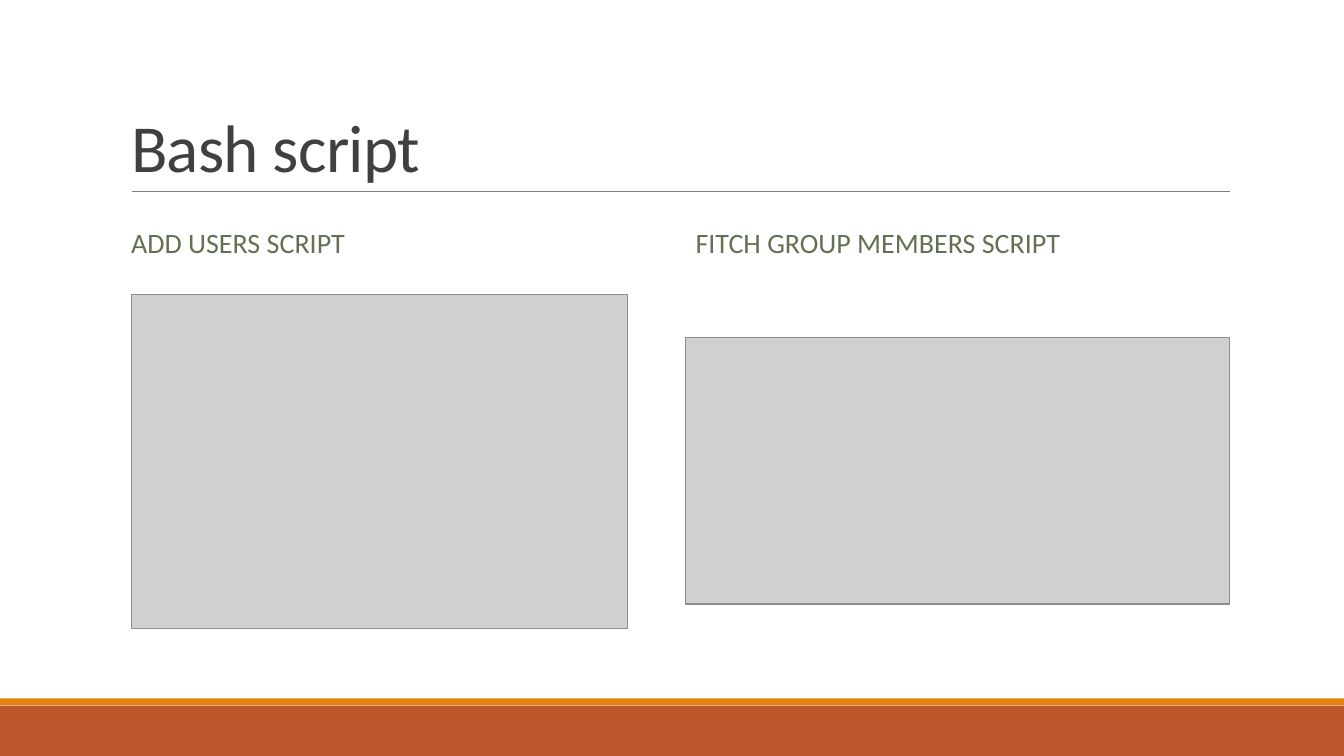
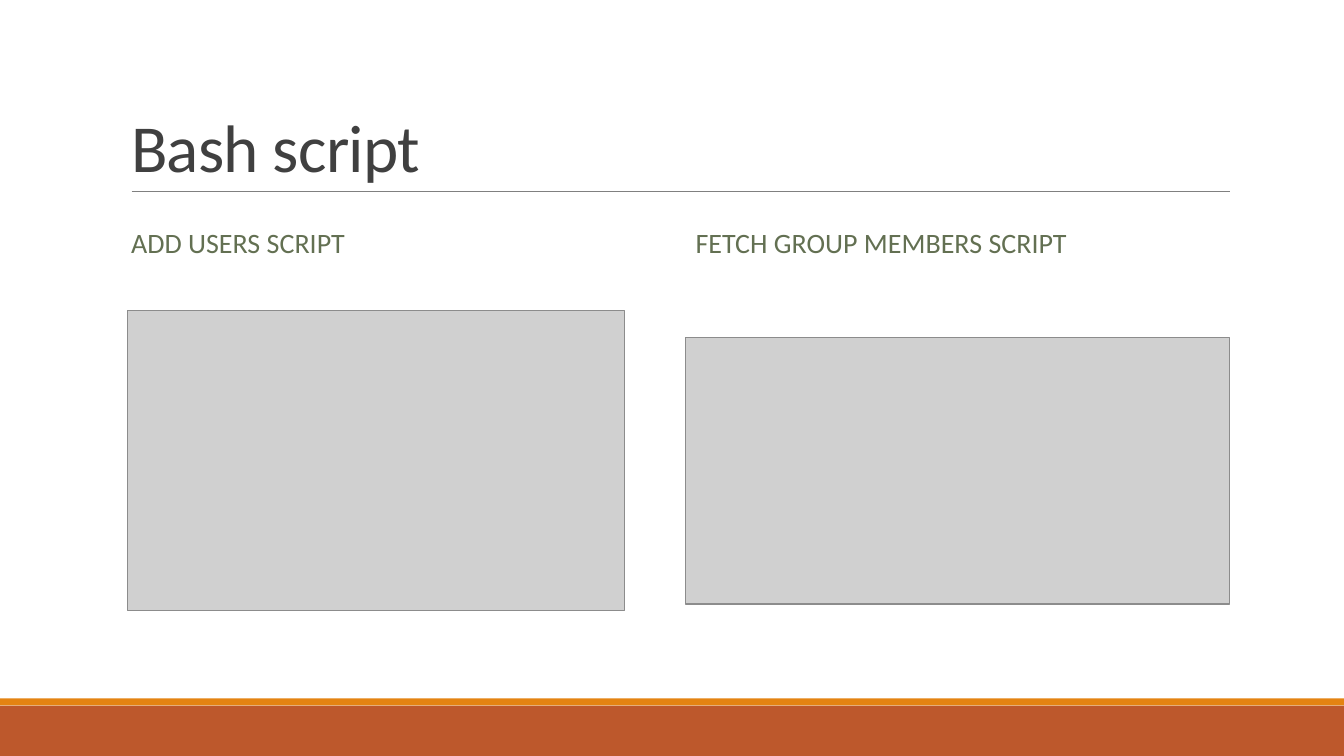
Before and after one commit to AmrElboridy/mahmoud-ahmed-abdelsalam, a slide deck: slide 2 of Web Server Deployment.pptx. Drawn at 1344x756 pixels with LibreOffice and Linux fonts; fonts in the diff are those of the drawing; grey boxes stand for pictures. Boxes give left, top, right and bottom in pixels: in the first picture for what was removed or moved away, otherwise in the second. Text is boxed around its words. In the diff, an @@ line names an element or a change of style, - is before the commit and + after.

```diff
--- a/Web Server Deployment.pptx
+++ b/Web Server Deployment.pptx
@@ text at (696, 235, 1067, 253): text changed @@
-FITCH GROUP MEMBERS SCRIPT
+FETCH GROUP MEMBERS SCRIPT
@@ picture: place and size @@
-picture at (132, 294, 628, 629)
+picture at (127, 311, 624, 611)
```
Also in this commit, not shown: 2 other slides changed.
